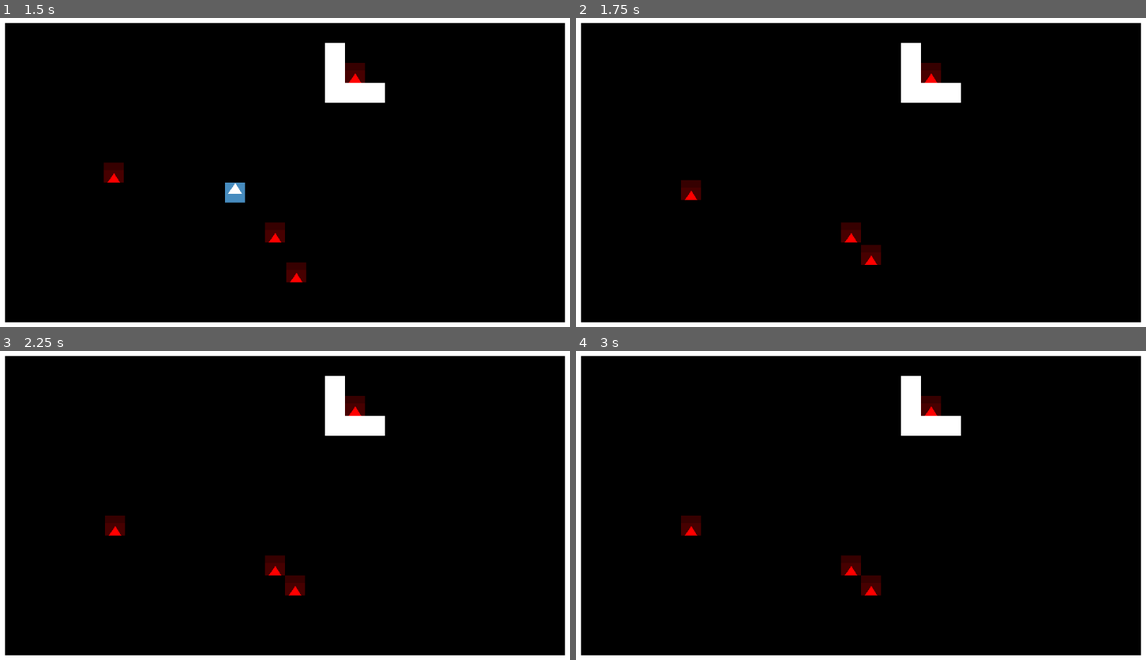
Above: before the commit, frames 1-4 (two rows, left to right).
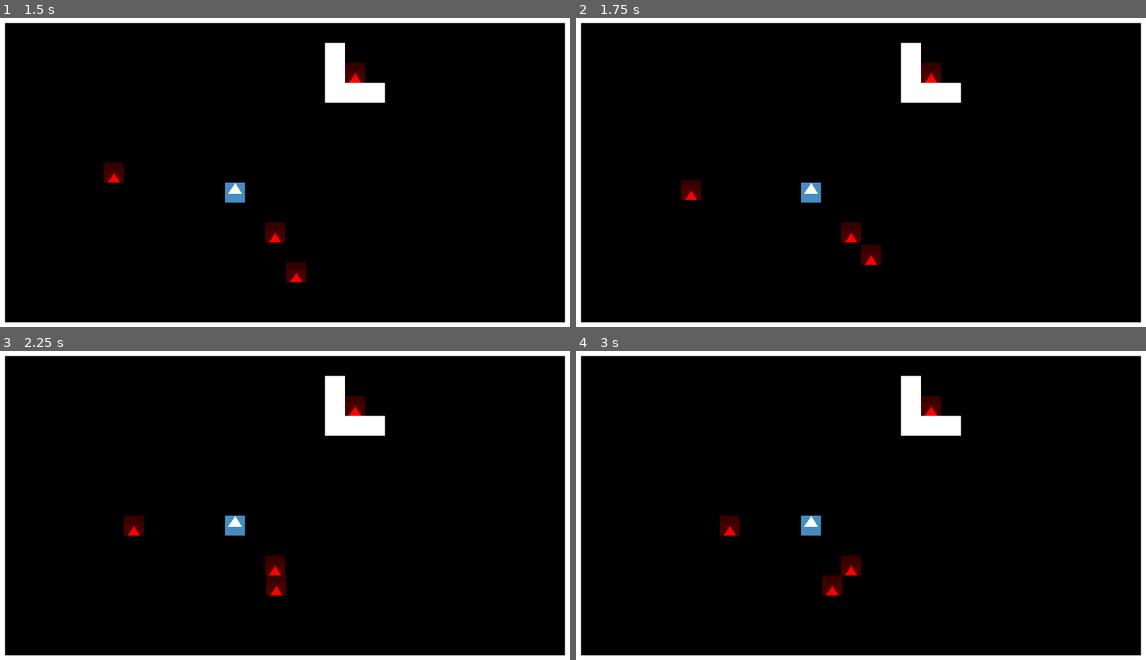
Above: after the commit, the same moments.

Repository: deengames-prototypes/roguelike-base
Game: Godot game, scene res://contexts/core/scenes/CoreGameScene.tscn
The game is run twice, just before and just after one commit, with the same random seed, the same clock (stepped at 60 frames per second) and the same inputs. The engine's default icon, where the game draws it, is replaced by a stand-in: a white triangle on a blue panel in a dark square.
Inputs:
- Up to frame 1 (1.5 s): tap Enter (ui_accept) at 0.5, 0.77, 1.25 s; tap F (fire_projectile) at 0.6, 1.35 s
- Up to frame 2 (1.75 s): tap Enter (ui_accept) at 1.52 s
- Up to frame 3 (2.25 s): tap Enter (ui_accept) at 2 s; tap F (fire_projectile) at 2.1 s
- Up to frame 4 (3 s): tap Enter (ui_accept) at 2.75 s; tap F (fire_projectile) at 2.85 s

Frame 1 is identical in both runs. In frame 2, 0.2% of the frame differs, in the area x 39-44%, y 53-60%; in frame 3, 1.1%; in frame 4, 1.2%, in the area x 18-54%, y 53-80%.

Commit message:
Arbitrary monster skills. With a lot of caveats.
Move "hurt" down into base entity
Monsters have data on what skills they can use, with crude damage modifiers.

Diff:
--- a/source/contexts/core/scenes/entities/Monster.gd
+++ b/source/contexts/core/scenes/entities/Monster.gd
@@ -9,6 +9,13 @@
 @onready var player:Player = get_tree().get_first_node_in_group("Player")
 var movement_strategy = MOVEMENT_STRATEGIES["hunt"].new(self)
 
+# TODO: MOVE INTO DATA
+# NOTE: The order of skills = the order checked. TODO: sort by range...
+var skills =  {
+	"chomp": { "range": 1, "damage": 40 },
+	"projectile vomit": { "range": 2, "damage_multiplier": 1.5 },
+}
+
 func _ready() -> void:
 	super._ready()
 	add_child(movement_strategy) # just in-case it needs access to, say, the player.
@@ -16,16 +23,34 @@
 	CoreEventBus.player_moving.connect(try_to_move)
 
 func try_to_move():
-	# Check if the player is in melee range. Not where they are now, but where they're going to be
-	# after they move. (Did they move from within to out-of melee range? Then we can't hit them.)
+	# Check if the player is in range. Not where he is now, but where he's going to be
+	# after he moves. (Did he move from within range to out-of-range? Then we can't hit the little git.)
 	var my_tile_position = Vector2i(self.position / TILE_SIZE)
-	var distance_to_player:Vector2 = (player.moving_to_tile - my_tile_position)
-	if distance_to_player.length() <= 1:
+	var direction_to_player:Vector2 = (player.moving_to_tile - my_tile_position)
+	var distance_to_player:float = direction_to_player.length()
+
+	# Use skills first. Because that makes more interesting and intense battles. It's not random.
+	for skill_name in skills:
+		var skill_data = skills[skill_name]
+		if skill_data["range"] >= distance_to_player:
+			# 🗡️💀
+			var damage = self.strength
+			if "damage_multiplier" in skill_data:
+				damage *= skill_data["damage_multiplier"]
+			if "damage" in skill_data:
+				damage += skill_data["damage"]
+			damage = int(round(damage))
+			var damage_inflicted = player.hurt(damage)
+			print("%s uses %s on player! %s damage!" % [self.name, skill_name, damage_inflicted])
+			return
+
+	if distance_to_player <= 1:
 		player.hurt()
-		ActionTweener.attack(create_tween(), self, distance_to_player.normalized())
+		ActionTweener.attack(create_tween(), self, direction_to_player.normalized())
 		return
 
-	if distance_to_player.length() <= firing_range:
+	# If this monster has a ranged attack, fire at the player (if in range).
+	if distance_to_player <= firing_range:
 		projectile_shooter.shoot(player, "monster")
 		projectile_shooter.hit.connect(func(hit_who):
 			# May have hit someone between us and the player. Lol.
@@ -43,9 +68,6 @@
 		if not self.can_move(p):
 			continue
 
-		# Try to move. If we fail, keep going.
+		# Try to move. If we fail (e.g. someone else just moved there), keep going.
 		if await self.move(p):
 			break
-
-func hurt():
-	self.queue_free()
--- a/source/contexts/core/scenes/entities/Player.gd
+++ b/source/contexts/core/scenes/entities/Player.gd
@@ -44,11 +44,8 @@
 func post_move():
 	self.moving_to_tile = Vector2i(self.position / TILE_SIZE)
 
-func hurt():
-	self.health_left -= 1
-	if self.health_left <= 0:
-		CoreEventBus.player_died.emit()
-		self.queue_free()
+func pre_death():
+	CoreEventBus.player_died.emit()
 
 func handle_movement(event: InputEvent) -> void:
 	for direction in direction_vectors.keys():
--- a/source/contexts/core/scripts/BaseEntity.gd
+++ b/source/contexts/core/scripts/BaseEntity.gd
@@ -8,7 +8,9 @@
 var projectile_shooter = ProjectileShooter.new()
 
 # TODO: GOES INTO DATA
-var health_left:int = 4
+var health_left:int = 400
+var strength:int = 3 # base damage
+var tougness:int = 2 # base block
 var firing_range:int = 5 # 0 to disable
 
 static var moving_next_turn:Array2D = Array2D.new(1000, 1000)
@@ -58,6 +60,20 @@
 
 	return true
 
+### Hurts this guy for the damage amount indicated, maybe (apply toughness etc.)
+# Returns the *actual* damage inflicted.
+func hurt(raw_damage:int = 1):
+	# Assumes physical damage, i.e. use toughness
+	var damage = max(0, raw_damage - self.tougness)
+
+	self.health_left -= damage
+	if self.health_left <= 0:
+		pre_death()
+		self.queue_free()
+
+	return damage
+
 # Virtual methods. Override please.
 func pre_move(): pass
 func post_move(): pass
+func pre_death(): pass
